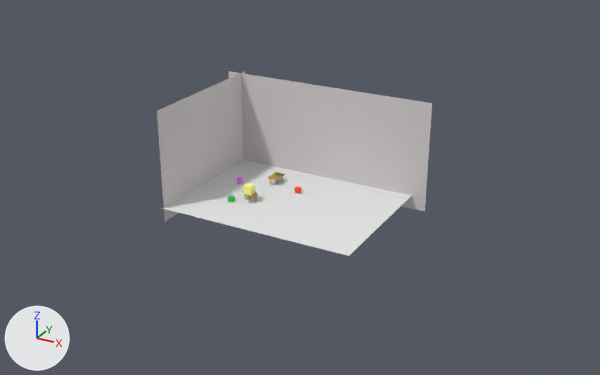
Before and after pictures for a commit that changed the Blender file data/morse/components/scenes/indoors-1/indoor_scene-2.0.blend.
Camera for both pictures: a 50 mm lens placed at (36.0, -63.5, 33.5), pointed at (1.2, -0.1, 1.8). Arrows for +X, +Y and +Z are at lower left; the lights stay in place.

The first picture shows 'Ground', 'Plane', 'Plane.001', 'RedBox', 'WoodTable1', 'WoodTable2'.
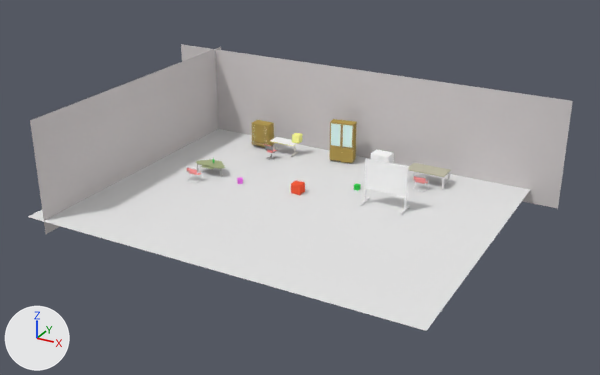
Changed parts and their boxes (x1, y1, x2, y2) in the pictures (600 x 375 px):
'Ground', rescaled (100% wider, 109% taller): before (162, 160, 412, 256); after (28, 129, 530, 331)
'Plane.001', moved, rescaled (93% wider, 16% taller): before (229, 71, 432, 212); after (181, 44, 573, 208)
'Plane', moved, rescaled (116% wider, 25% taller): before (157, 71, 245, 221); after (30, 47, 221, 234)
'whiteboard', added: after (360, 158, 410, 214)
'Shelf_2', added: after (330, 119, 357, 164)
'Shelf_1', added (yellow): after (251, 120, 274, 148)
'Desk_3', added: after (408, 163, 451, 190)
'Shelf_3', added: after (371, 149, 394, 164)
'Desk_2', added: after (196, 159, 225, 177)
'Desk_1', added: after (269, 137, 299, 157)
'RedBox', rescaled (114% wider, 100% taller): before (295, 187, 301, 194); after (291, 180, 305, 195)
'red_heat', added: after (413, 175, 429, 192)
'red_heat.001', added: after (186, 166, 203, 183)
'WoodTable2', deleted: before (268, 172, 285, 185)
'Rolling_Chair', added: after (264, 144, 278, 160)
'WoodTable1', deleted: before (242, 190, 259, 203)

Edits to the bpy script that builds the scene:
```text
Change ob_plane_001:
    ob_plane_001.location: (-0.05, 7.05, 4.12) -> (-0.05, 14.05, 4.12)
    ob_plane_001.scale: (5.55, 11.2, 1.0) -> (5.55, 22.5, 1.0)
Change ob_plane:
    ob_plane.location: (-9.71, 0.38, 4.15) -> (-17.71, 0.38, 4.15)
    ob_plane.scale: (5.55, 7.45, 1.0) -> (5.55, 14.9, 1.0)
Remove ob_woodtable1:
    ob_woodtable1 = bpy.data.objects.new('WoodTable1', me_cylinder_001)
Remove ob_woodtable2:
    ob_woodtable2 = bpy.data.objects.new('WoodTable2', me_cylinder)
Change ob_redbox:
    ob_redbox.scale: (0.25, 0.25, 0.25) -> (0.5, 0.5, 0.5)
Change ob_ground:
    ob_ground.scale: (9.8, 7.5, 1.0) -> (19.6, 15.0, 2.0)
Add ob_whiteboard:
    ob_whiteboard = bpy.data.objects.new('whiteboard', me_circle_005)  # 1328 vertices, 1296 faces; spans x -41.6..41.6, y -18.4..18.4, z -43.0..43.0; in mat_material_032 (white #ffffff), mat_material_034 (grey #a5a5a5)
    ob_whiteboard.location = (8.48, 3.27, 2.27)
    ob_whiteboard.scale = (0.0529, 0.0529, 0.0529)
Add ob_shelf_3:
    ob_shelf_3 = bpy.data.objects.new('Shelf_3', me_cube_005)  # 142 vertices, 154 faces; spans x -1.0..1.0, y -1.02..1.02, z -1.0..1.0; in mat_leg_feet (black #000000), mat_metal (white #ffffff)
    ob_shelf_3.location = (4.65, 11.29, 1.03)
    ob_shelf_3.scale = (1.0, 0.714, 1.0)
Add ob_shelf_2:
    ob_shelf_2 = bpy.data.objects.new('Shelf_2', me_plane_005)  # 1236 vertices, 1292 faces, 9 loose edges; spans x -1.39..1.39, y -1.52..1.52, z -1.98..1.98; in mat_material_036 (yellow #b89e56), mat_material_038 (dark grey #696969), mat_material_040 (white #e3fffd), mat_material_045 (light grey #e4e4e4), mat_material_041 (white #eaeaea), mat_material_037 (white #ffffff), mat_material_044 (beige #e4d5b6)
    ob_shelf_2.location = (-0.18, 11.72, 2.24)
    ob_shelf_2.rotation_euler = (0.0, 0.0, 0.175)  # degrees (0, 0, 10)
    ob_shelf_2.scale = (0.925, 0.503, 1.12)
Add ob_shelf_1:
    ob_shelf_1 = bpy.data.objects.new('Shelf_1', me_plane_006)  # 14248 vertices, 13766 faces, 168 loose edges; spans x -1.0..1.0, y -1.27..1.27, z -2.02..2.02; in mat_material_036 (yellow #b89e56), mat_material_037 (white #ffffff), mat_material_038 (dark grey #696969), mat_material_039 (white #e9dfcc)
    ob_shelf_1.location = (-9.96, 11.32, 1.47)
    ob_shelf_1.scale = (1.05, 0.623, 0.679)
Add ob_rolling_chair:
    ob_rolling_chair = bpy.data.objects.new('Rolling_Chair', me_cube_003)  # 1516 vertices, 1481 faces; spans x -1.4..1.4, y -1.5..1.5, z -24.9..24.9; in mat_material_023 (grey #9d9d9d), mat_material_024 (pink #ff9797), mat_material_025 (light grey #dcdcdc), mat_material_026 (black #000000)
    ob_rolling_chair.location = (-7.26, 8.65, 0.93)
    ob_rolling_chair.scale = (0.377, 0.451, 0.0369)
Add ob_red_heat:
    ob_red_heat = bpy.data.objects.new('red_heat', me_circle_003)  # 2020 vertices, 2166 faces; spans x -9.6..9.6, y -7.4..7.4, z -10.4..10.4; in mat_material_029 (white #ffffff), mat_material_030 (pink #ff9d9d), mat_material_016 (white #ffffff), mat_material_031 (red #bf0000)
    ob_red_heat.location = (9.89, 8.82, 0.82)
    ob_red_heat.rotation_euler = (0.0, 0.0, 3.142)  # degrees (0, 0, 180)
    ob_red_heat.scale = (0.0765, 0.0765, 0.0765)
Add ob_desk_3:
    ob_desk_3 = bpy.data.objects.new('Desk_3', me_plane_004)  # 64 vertices, 74 faces; spans x -1.0..1.0, y -1.0..1.0, z -0.73..0.73; in mat_material_027 (white #f2f2f2), mat_material_028 (light grey #c2bfaa)
    ob_desk_3.location = (9.97, 10.76, 0.75)
    ob_desk_3.scale = (2.0, 1.01, 0.977)
Add ob_desk_2:
    ob_desk_2 = bpy.data.objects.new('Desk_2', me_circle_002)  # 438 vertices, 442 faces; spans x -29.0..29.0, y -15.4..15.4, z -8.6..8.6; in mat_material_017 (green #a9b387), mat_material_018 (grey #b0adad)
    ob_desk_2.location = (-10.64, 2.33, 0.55)
    ob_desk_2.scale = (-0.0623, -0.0623, -0.0623)
Add ob_desk_1:
    ob_desk_1 = bpy.data.objects.new('Desk_1', me_plane_003)  # 542 vertices, 621 faces; spans x -0.81..0.81, y -0.9..0.9, z -0.63..0.63; in mat_material_002 (grey #b5b5b5), mat_plast2 (white #eae8e0), mat_kanter (yellow #eedc77), mat_kanter_003 (grey #9f9f9f), mat_material_007 (white #ffffff), mat_material_015 (white #e7e7e7), mat_plast2_001 (dark grey #616161), mat_material_022 (yellow #edee8b)
    ob_desk_1.location = (-6.89, 11.04, 0.68)
    ob_desk_1.scale = (1.83, 0.917, 1.05)
Add ob_red_heat_001:
    ob_red_heat_001 = bpy.data.objects.new('red_heat.001', me_circle_003.copy())
    ob_red_heat_001.location = (-11.12, -0.18, 0.82)
    ob_red_heat_001.rotation_euler = (0.0, 0.0, 3.142)  # degrees (0, 0, 180)
    ob_red_heat_001.scale = (0.0765, 0.0765, 0.0765)
```
